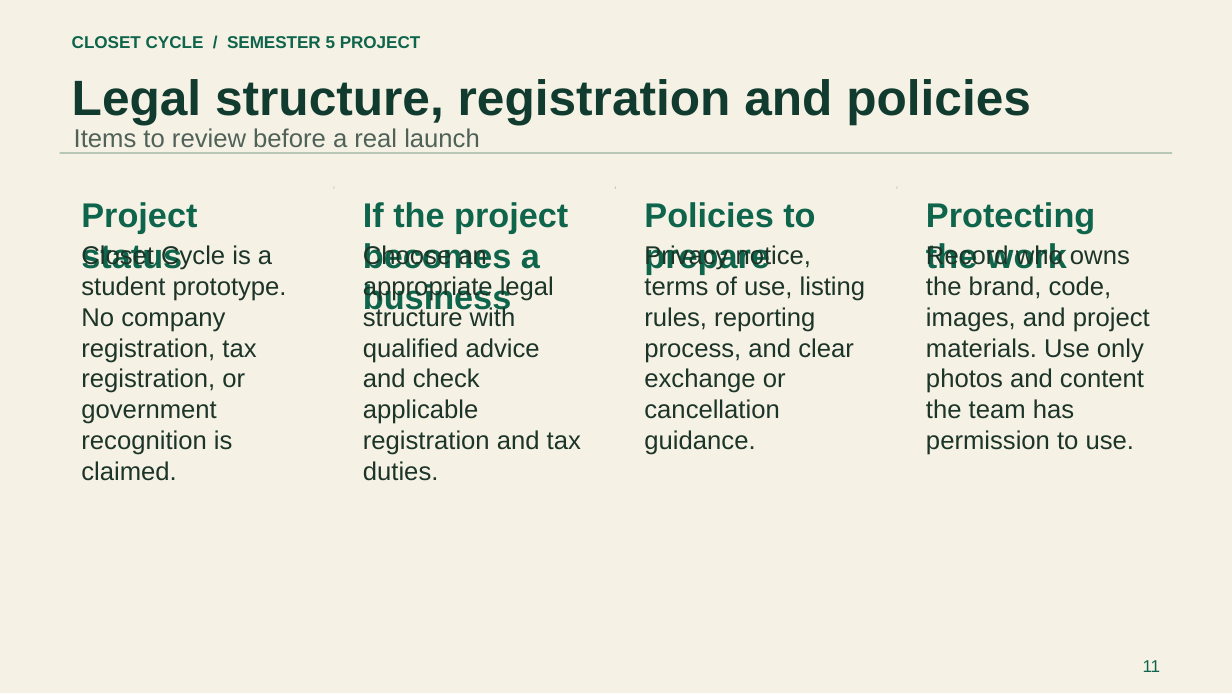
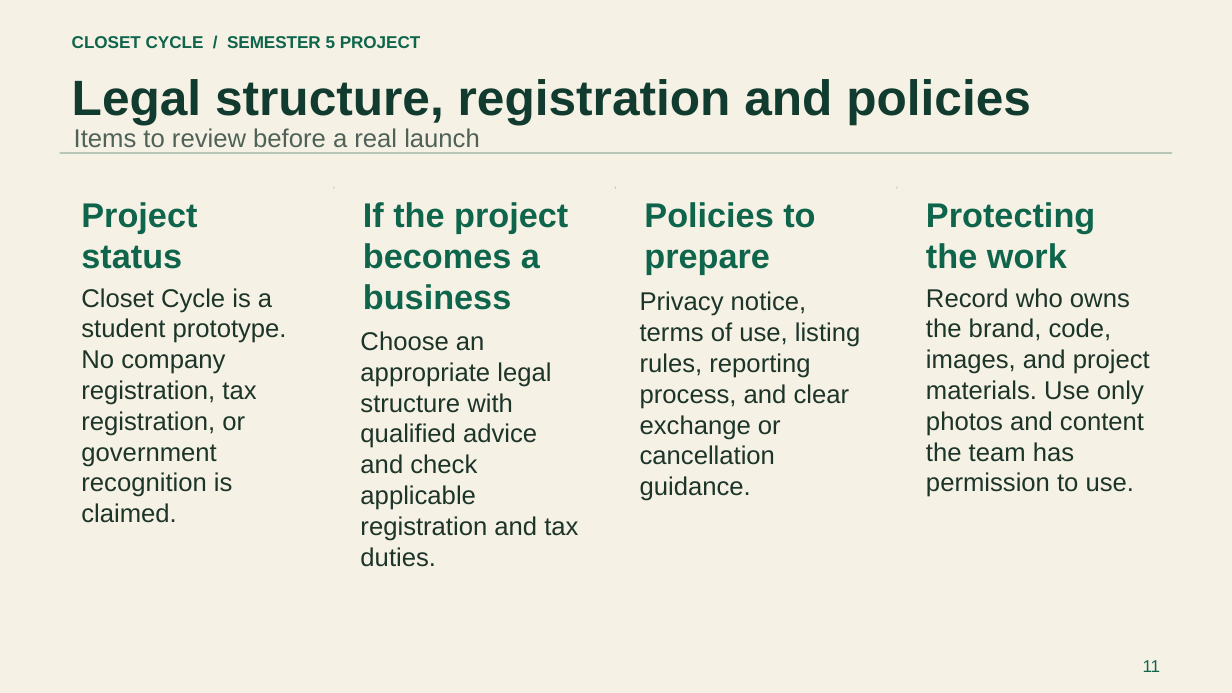
Before and after one commit to Kashish1911/ClosetCycle, a slide deck: slide 11 of deliverables/Closet-Cycle-Startup-Project.pptx. Drawn at 1232x693 pixels with LibreOffice and Linux fonts; fonts in the diff are those of the drawing. Boxes give left, top, right and bottom in pixels: in the first picture for what was removed or moved away, otherwise in the second. Text is boxed around its words. In the diff, an @@ line names an element or a change of style, - is before the commit and + after.

```diff
--- a/deliverables/Closet-Cycle-Startup-Project.pptx
+++ b/deliverables/Closet-Cycle-Startup-Project.pptx
@@ text "Closet Cycle is a student ..." moved from (x1=81, y1=243, x2=287, y2=481) to (x1=81, y1=288, x2=287, y2=523) @@
@@ text "Privacy notice, terms of use, ..." moved from (x1=644, y1=243, x2=866, y2=419) to (x1=640, y1=291, x2=861, y2=465) @@
@@ text "Record who owns the brand, ..." moved from (x1=926, y1=243, x2=1150, y2=450) to (x1=926, y1=288, x2=1150, y2=492) @@
@@ text "Choose an appropriate legal structure ..." moved from (x1=363, y1=243, x2=581, y2=481) to (x1=360, y1=331, x2=578, y2=567) @@
```
Also in this commit, not shown: 14 other slides changed, 7 other files.
